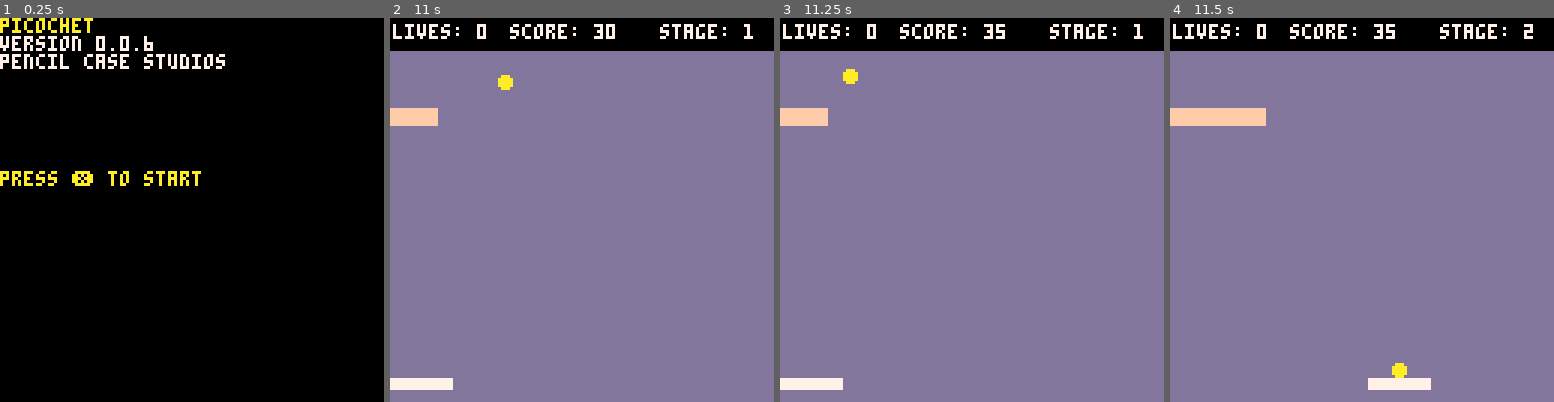
Above: before the commit, frames 1-4 (left to right).
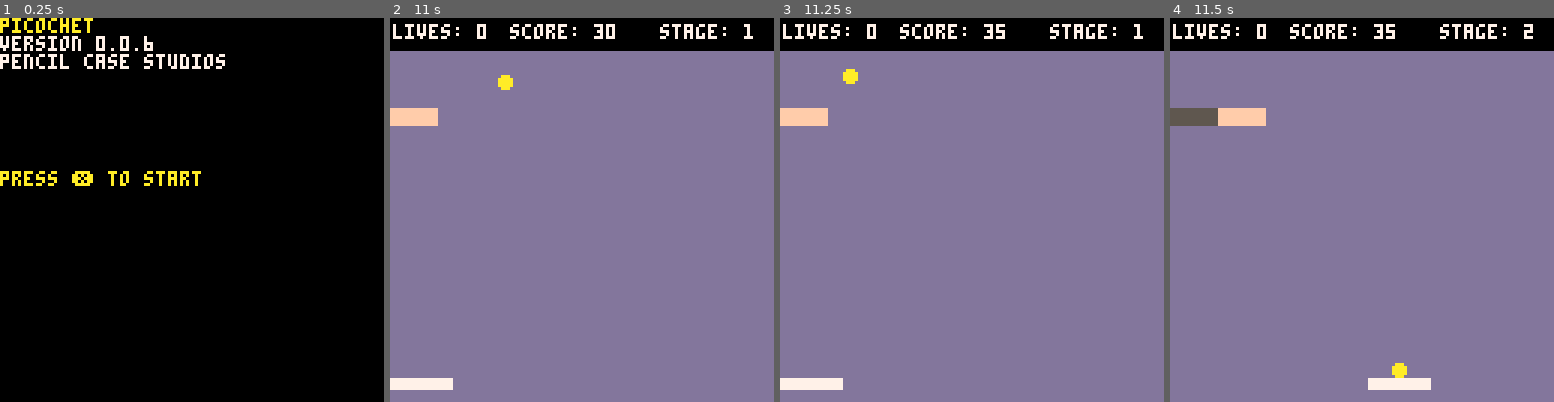
Above: after the commit, the same moments.

Repository: pencilcasestudios/picochet
Game: PICO-8 cartridge picochet.p8
The game is run twice, just before and just after one commit, with the same random seed, the same clock (stepped at 60 frames per second) and the same inputs.
Inputs:
- Up to frame 1 (0.25 s): no input
- Up to frame 2 (11 s): tap X (X key) at 1.07, 2.07, 2.4, 2.73, 3.07, 3.4, 3.73, 4.07, 4.4, 4.73, 5.07, 5.4, 5.73, 6.07, 6.4, 6.73, 7.07, 7.4, 7.73, 8.07, 8.4, 8.73, 9.07, 9.4, 9.73, 10.07, 10.4, 10.73 s; hold Left 1.97-2.37 s; hold Right 2.87-3.53 s; hold Right 4.13-4.53 s; hold Left 5.13-5.8 s; hold Left 6.23-6.63 s; hold Right 7.13-7.8 s; hold Right 8.4-8.8 s; hold Left 9.4-10.07 s; hold Left 10.5-10.9 s
- Up to frame 3 (11.25 s): tap X (X key) at 11.07 s
- Up to frame 4 (11.5 s): tap X (X key) at 11.4 s; hold Right from 11.4 s (still down)

Frames 1-3 are identical in both runs. In frame 4, 0.6% of the frame differs, in the area x 0-13%, y 23-29%.

Commit message:
Add indestructible bricks

Diff:
--- a/picochet.p8
+++ b/picochet.p8
@@ -47,6 +47,7 @@
 	paddle_bounce_sound = 2
 	out_of_bounds_sound = 3
 	brick_impact_sound = 4
+	brick_indestructible_impact_sound = 17
 	game_win_sound = 5
 	game_over_sound = 6
 	combo_hit_0_sound = 7
@@ -60,12 +61,13 @@
 	combo_hit_8_sound = 15
 	stage_clear_sound = 16
 
-	-- stag
+	-- stage
 	stage_number = 1
-
+	pixel_gap_from_top = 30
+	max_combos = 9
 	-- types of bricks:
 	--- "n": normal
-	--- "i": indestructable
+	--- "i": indestructible
 	--- "p": powerup
 	--- "m": multi-hit
 	--- "e": exploding
@@ -77,12 +79,11 @@
 	--- 			"8/" = blank row
 	--- 	"n" = one brick
 	--- 	"." = empty space
-	pixel_gap_from_top = 30
 	brick_patterns = {}
 	brick_patterns[1] = "n"
-	brick_patterns[2] = "nn"
-	brick_patterns[3] = "nnn"
-	brick_patterns[4] = "nnnn"
+	brick_patterns[2] = "in"
+	brick_patterns[3] = "iin"
+	brick_patterns[4] = "iiin"
 	brick_patterns[5] = "nnipme.n"
 			.. "nipme.nn"
 			.. "ipme.nnn"
@@ -195,7 +196,7 @@
 			add_brick(j, char)
 			j = j + 1
 		elseif char == "i" then
-			-- add indestructable brick
+			-- add indestructible brick
 			add_brick(j, char)
 			j = j + 1
 		elseif char == "p" then
@@ -486,7 +487,7 @@
 					sand
 				)
 			elseif (brick_type[i] == "i") then
-				-- indestructable brick
+				-- indestructible brick
 				rectfill(
 					brick_x[i],
 					brick_y[i],
@@ -750,14 +751,7 @@
 						ball_deltay = -ball_deltay
 					end
 					brick_hit = true
-					is_brick_visible[i] = false
-					sfx(brick_impact_sound)
-					score = score
-							+ (brick_hit_points
-								* combo_hit)
-					local sound_index = 7
-					sfx(sound_index + combo_hit)
-					combo_hit = combo_hit + 1
+					react_to_hit_brick(i)
 				end
 			end
 		end
@@ -832,9 +826,6 @@
 					end
 				end
 			end
-			-- update the paddle colour
-			-- on collision
-			paddle_colour = orange
 			sfx(paddle_bounce_sound)
 			score = score + paddle_hit_points
 			-- reset the combo counter
@@ -871,10 +862,35 @@
 	end
 end
 
-function has_bricks_left(bricks)
+function react_to_hit_brick(_i)
+	if (brick_type[_i] == "n") then
+		-- normal brick
+		is_brick_visible[_i] = false
+		sfx(brick_impact_sound)
+		score = score
+				+ (brick_hit_points
+					* combo_hit)
+		local sound_index = 7
+		sfx(sound_index + combo_hit)
+		combo_hit = combo_hit + 1
+	elseif (brick_type[_i] == "i") then
+		-- indestructible brick
+		sfx(brick_indestructible_impact_sound)
+		score = score
+				+ (brick_hit_points
+					* combo_hit)
+		local sound_index = 7
+		sfx(sound_index + combo_hit)
+		combo_hit = (combo_hit + 1)
+				% max_combos
+	end
+end
+
+function has_bricks_left(visible_bricks)
 	local i
-	for i = 1, #bricks do
-		if bricks[i] == true then
+	for i = 1, #visible_bricks do
+		if visible_bricks[i] == true
+				and brick_type[i] != "i" then
 			return true
 		end
 	end
Not shown, changed: the sound effects (__sfx__) section of picochet.p8
